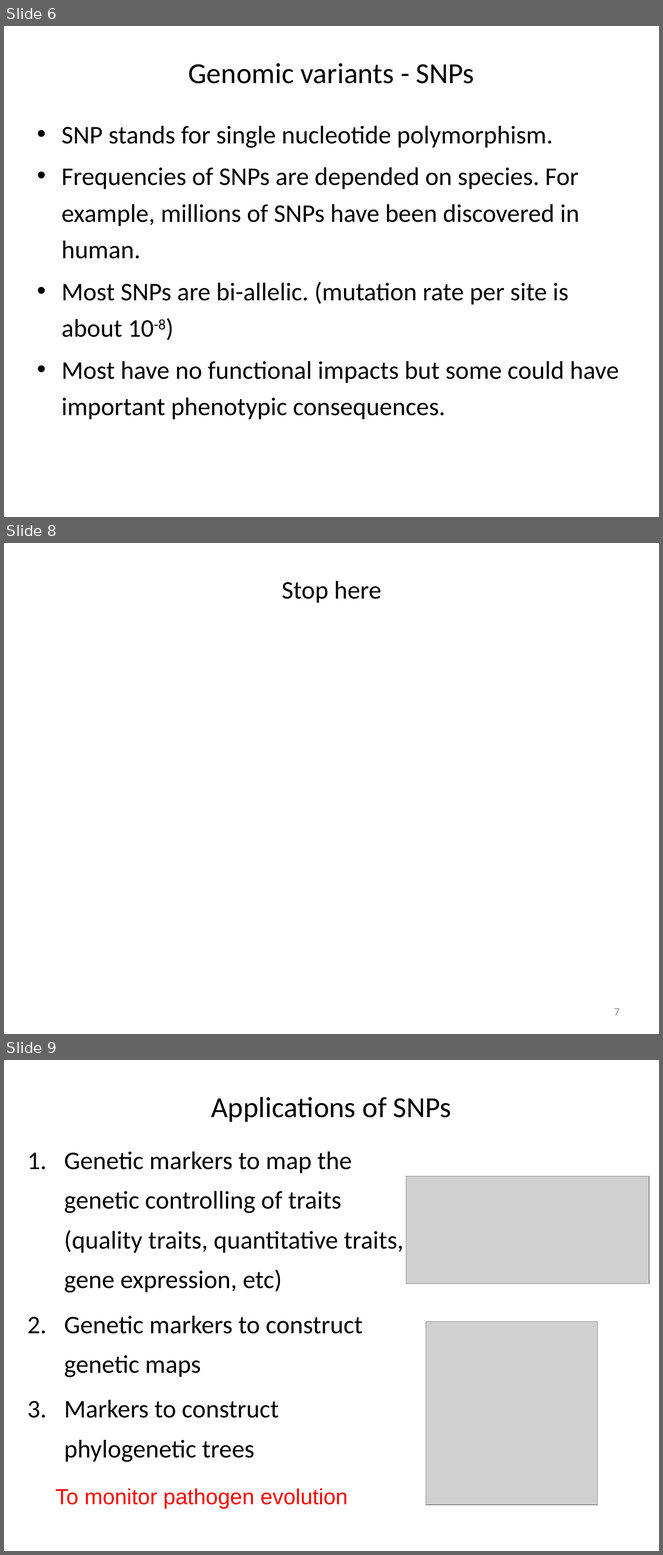
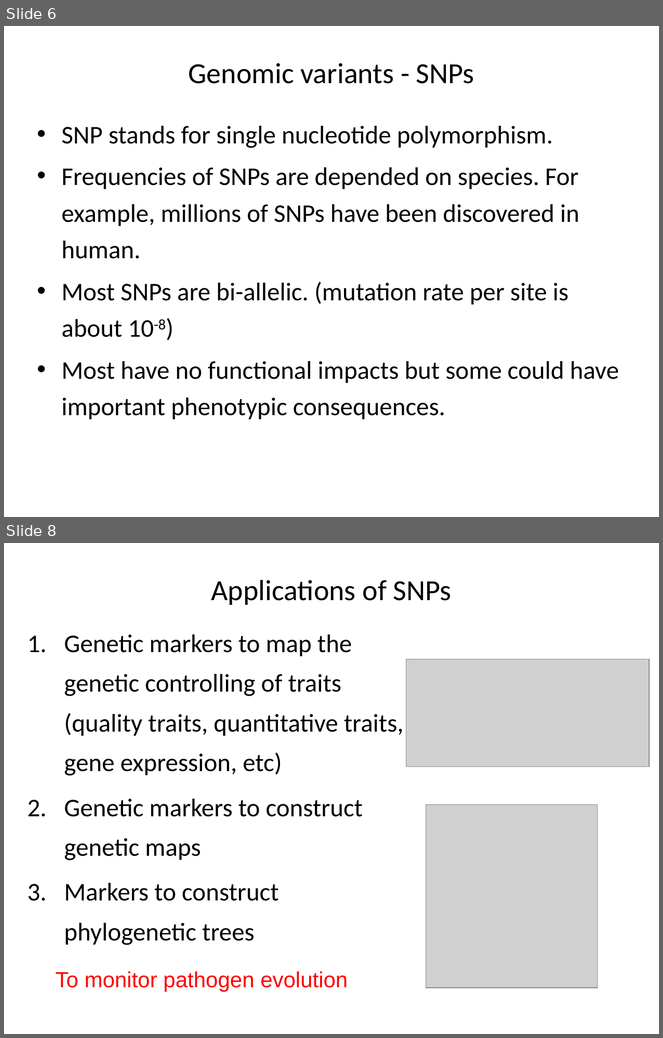
Before and after one commit to liu3zhenlab/teaching, a slide deck: PLPTH813Bioinformatis/2023/lectures/lecture08_variants.pptx. Shown one above the other, each under a label of ours: slides 6, 8 and 9 before the commit, slides 6 and 8 after it; the slides between them are not shown. The pictures are 663x1555 and 663x1038 pixels, drawn with LibreOffice and Linux fonts; fonts in the diff are those of the drawing; grey boxes stand for pictures. Boxes give left, top, right and bottom in pixels: in the first picture for what was removed or moved away, otherwise in the second. Text is boxed around its words. In the diff, an @@ line names an element or a change of style, - is before the commit and + after.

```diff
--- a/PLPTH813Bioinformatis/2023/lectures/lecture08_variants.pptx
+++ b/PLPTH813Bioinformatis/2023/lectures/lecture08_variants.pptx
@@ slide 8 removed at (4,543,659,1034), background #FFFFFF @@
@@ title removed at (282,581,382,603) @@
-Stop here
@@ page number removed at (614,1008,620,1016) @@
-7
@@ what was slide 9 is now slide 8 @@
```
Also in this commit, not shown: 3 slides changed, 4 other files.
